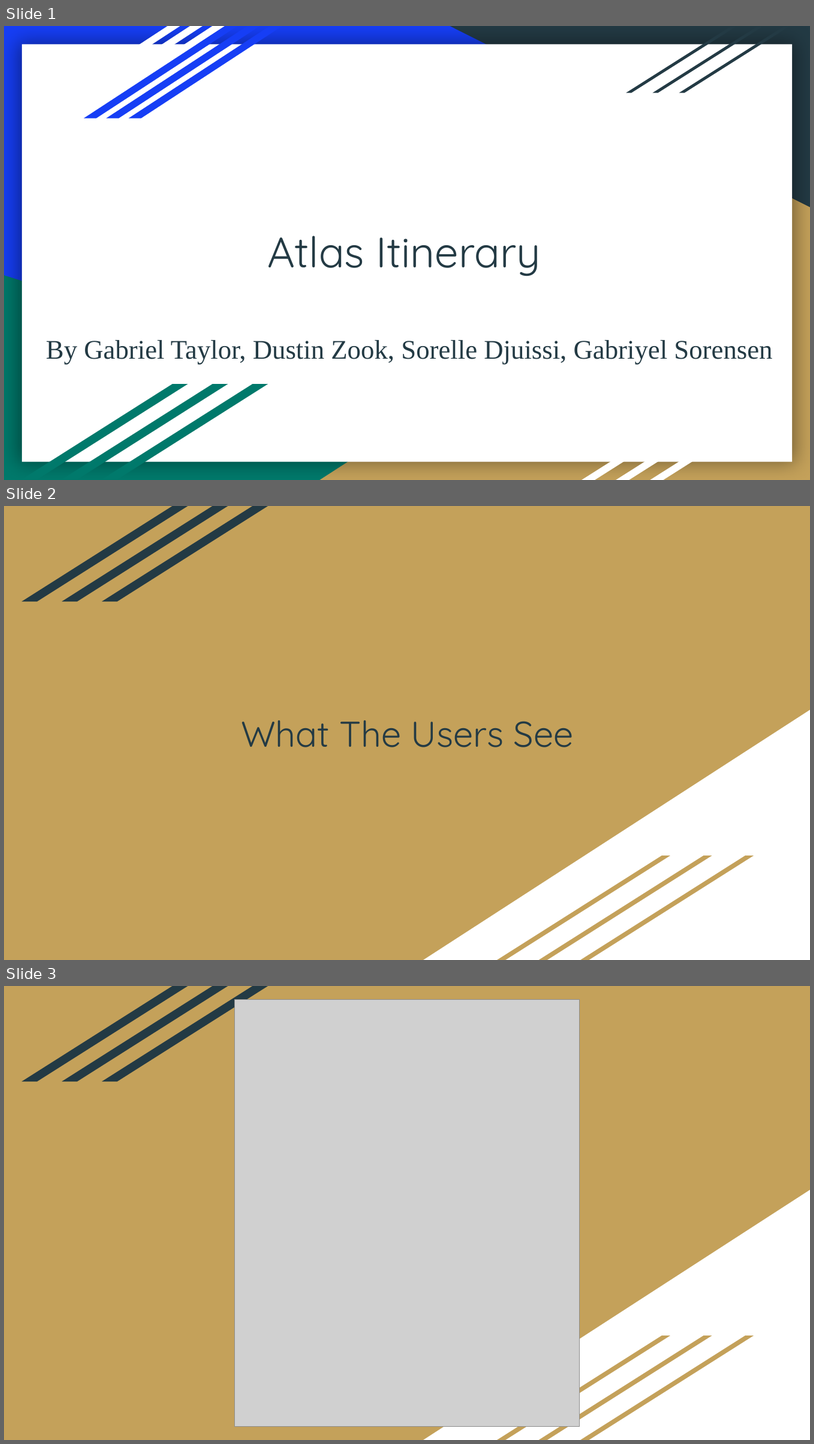
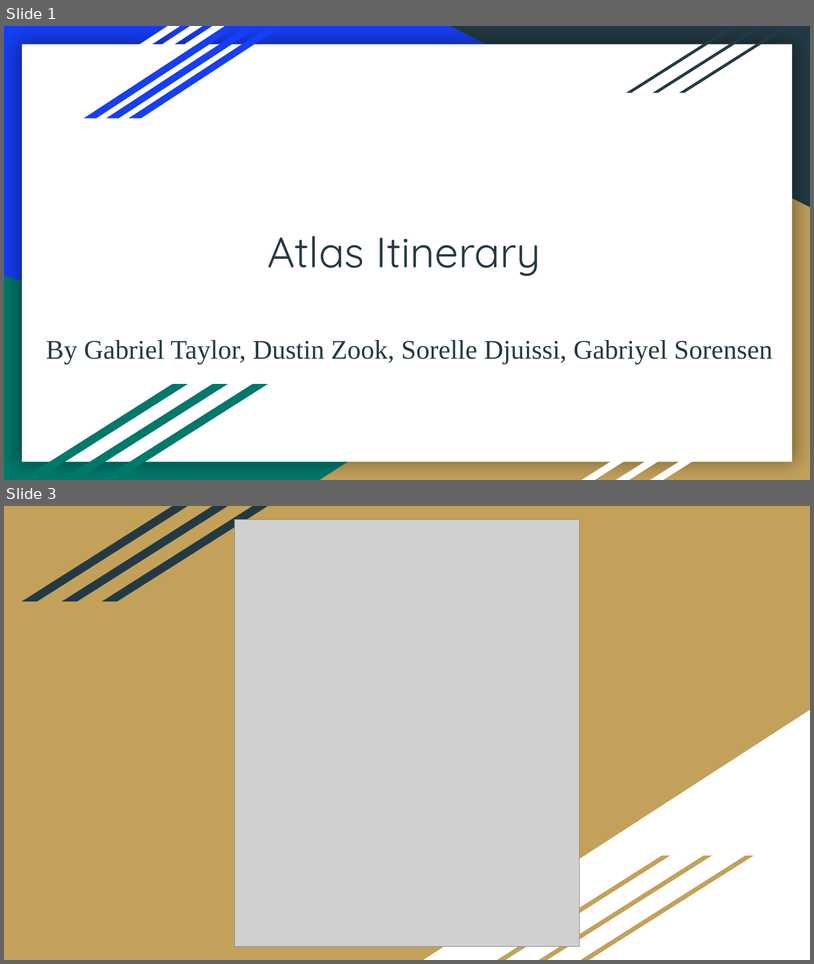
Before and after one commit to DustinWZook/Atlas-Itinerary, a slide deck: Documents/Project Design/Project Design.pptx. Shown one above the other, each under a label of ours: slides 1, 2 and 3 before the commit, slides 1 and 3 after it; the slides between them are not shown. The pictures are 814x1444 and 814x964 pixels, drawn with LibreOffice and Linux fonts; fonts in the diff are those of the drawing; grey boxes stand for pictures. Boxes give left, top, right and bottom in pixels: in the first picture for what was removed or moved away, otherwise in the second. Text is boxed around its words. In the diff, an @@ line names an element or a change of style, - is before the commit and + after.

```diff
--- a/Documents/Project Design/Project Design.pptx
+++ b/Documents/Project Design/Project Design.pptx
@@ slide 2 removed at <box>4,506,810,960</box>, background #C4A15A; not listed: 7 template elements that a slide beside it also shows @@
@@ title removed at <box>241,720,574,747</box> @@
-What The Users See
```
Also in this commit, not shown: 5 slides changed, 7 slides added, 7 other slides removed.
